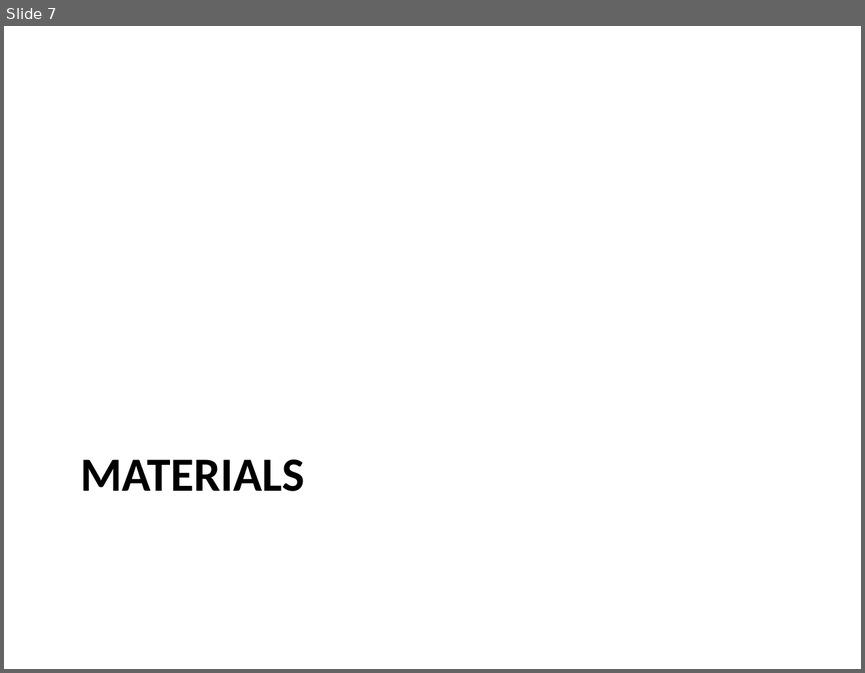
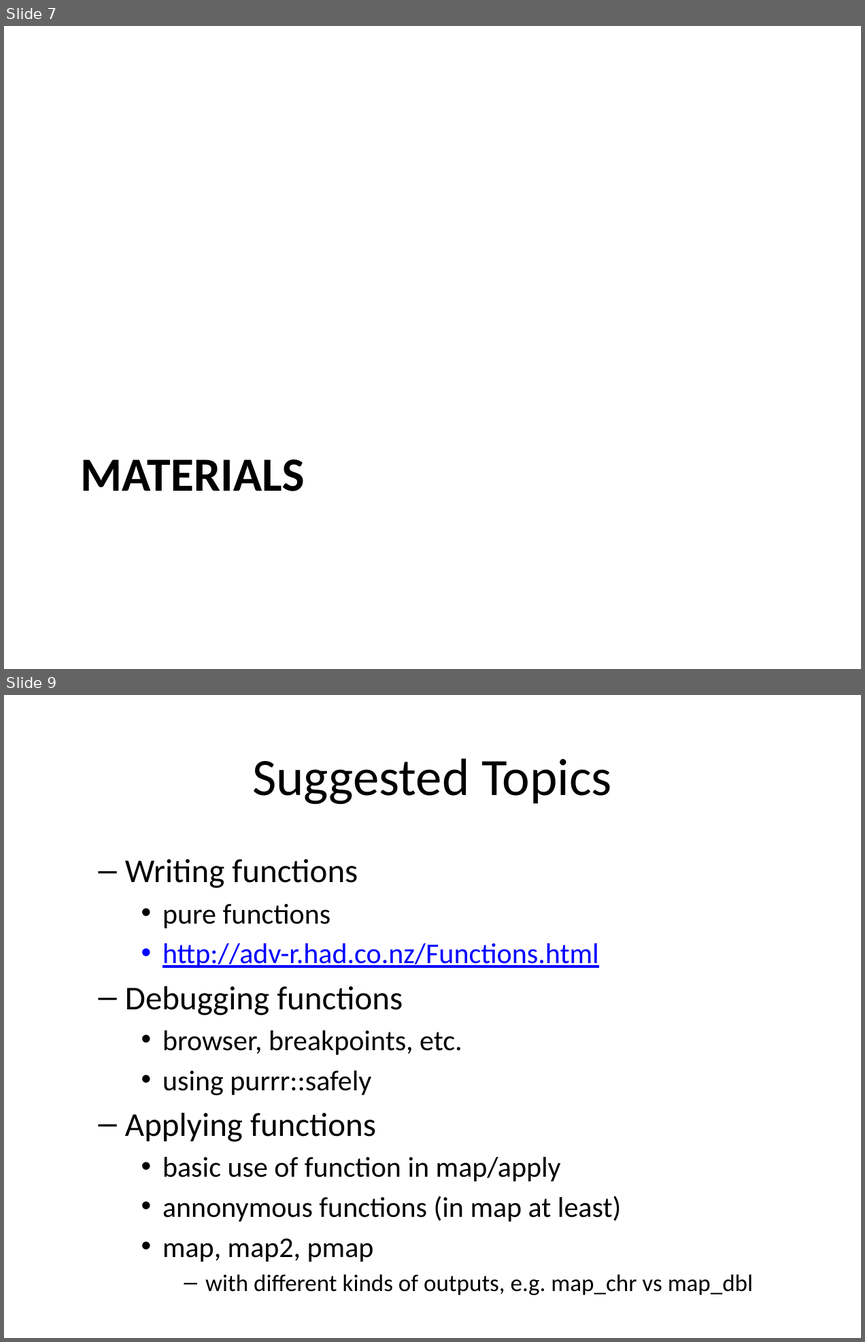
Before and after one commit to super-advanced-r-fall-2019/functional-programming, a slide deck: presentations/lecture-presentation-template.pptx. Shown one above the other, each under a label of ours: slide 7 before the commit, slides 7 and 9 after it; the slides between them are not shown. The pictures are 865x673 and 865x1342 pixels, drawn with LibreOffice and Linux fonts; fonts in the diff are those of the drawing. Boxes give left, top, right and bottom in pixels: in the first picture for what was removed or moved away, otherwise in the second. Text is boxed around its words. In the diff, an @@ line names an element or a change of style, - is before the commit and + after.

Commit message:
materials for functional programming

```diff
--- a/presentations/lecture-presentation-template.pptx
+++ b/presentations/lecture-presentation-template.pptx
@@ slide 9 added at [4,695,861,1338], background #FFFFFF @@
@@ title added at [252,758,612,804], 44 pt, text #000000 @@
+Suggested Topics
@@ text added at [125,859,753,1295], 24 pt, text #000000 @@
+  – Writing functions
+    • pure functions
+    • http://adv-r.had.co.nz/Functions.html
+  – Debugging functions
+    • browser, breakpoints, etc.
+    • using purrr::safely
+  – Applying functions
+    • basic use of function in map/apply
+    • annonymous functions (in map at least)
+    • map, map2, pmap
+      – with different kinds of outputs, e.g. map_chr vs map_dbl
```
Also in this commit, not shown: 2 other slides added, 1 slide removed, 3 other files.
